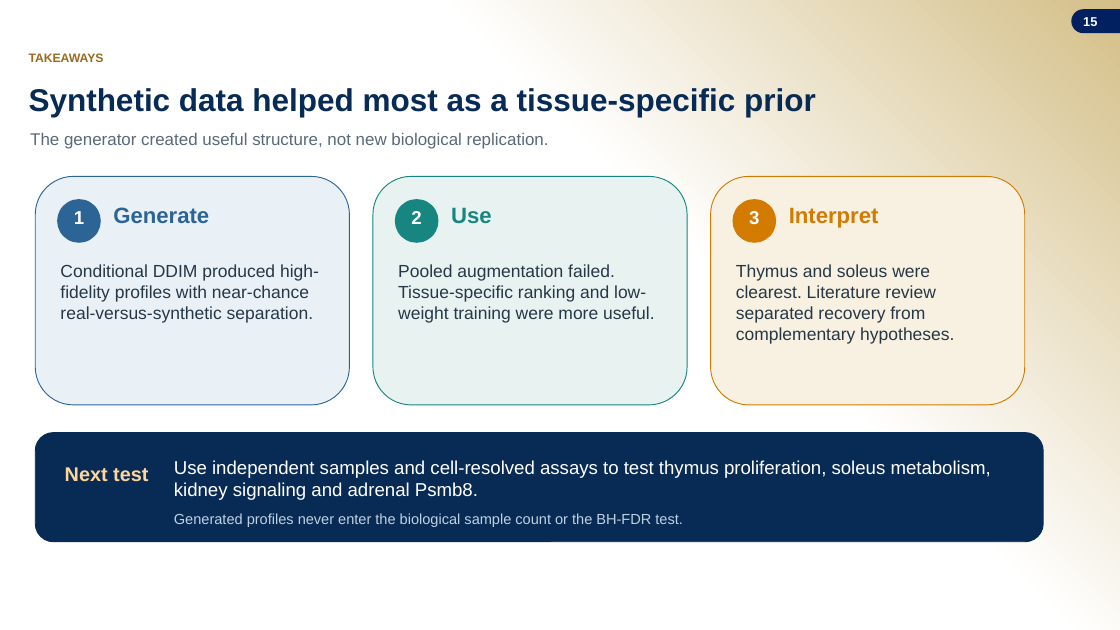
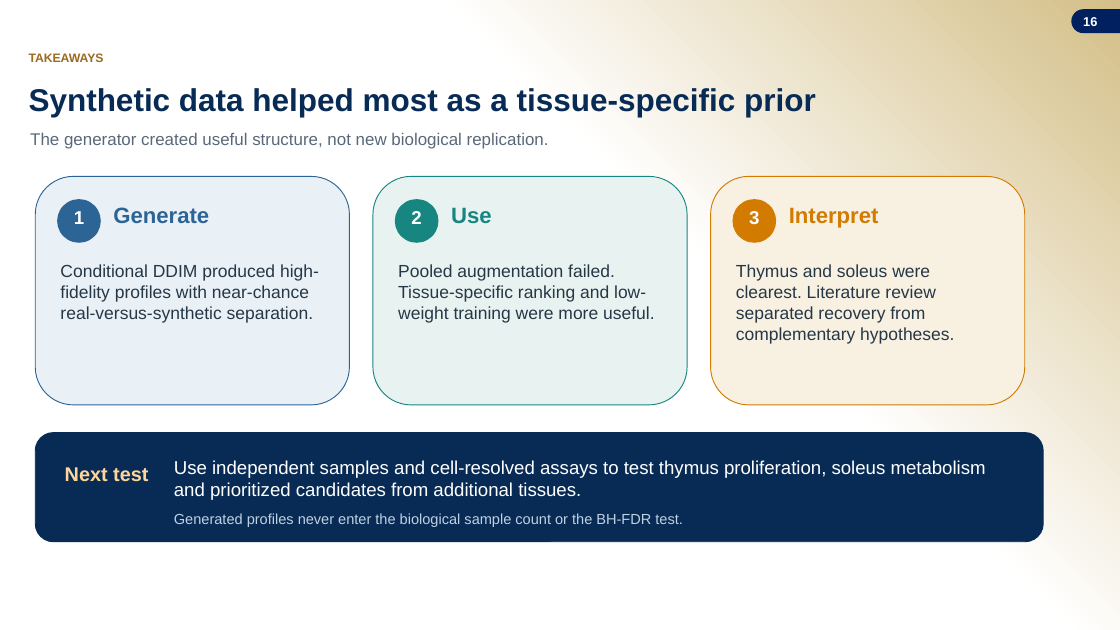
Before and after one commit to jasont314/nasa-mouse, a slide deck: slide 16 of presentation/SLSTP_2026_Generative_Transcriptomics.pptx (slide 15 before the commit). Drawn at 1120x630 pixels with LibreOffice and Linux fonts; fonts in the diff are those of the drawing; background and template pictures are left out. Boxes give left, top, right and bottom in pixels: in the first picture for what was removed or moved away, otherwise in the second. Text is boxed around its words. In the diff, an @@ line names an element or a change of style, - is before the commit and + after.

Commit message:
Show independent annotation axes across all tissues

```diff
--- a/presentation/SLSTP_2026_Generative_Transcriptomics.pptx
+++ b/presentation/SLSTP_2026_Generative_Transcriptomics.pptx
@@ text at bbox=[174, 460, 986, 500]: text changed @@
-Use independent samples and cell-resolved assays to test thymus proliferation, soleus metabolism, kidney signaling and adrenal Psmb8.
+Use independent samples and cell-resolved assays to test thymus proliferation, soleus metabolism and prioritized candidates from additional tissues.
```
Also in this commit, not shown: 3 other slides changed, 1 slide added, 2 other files.
